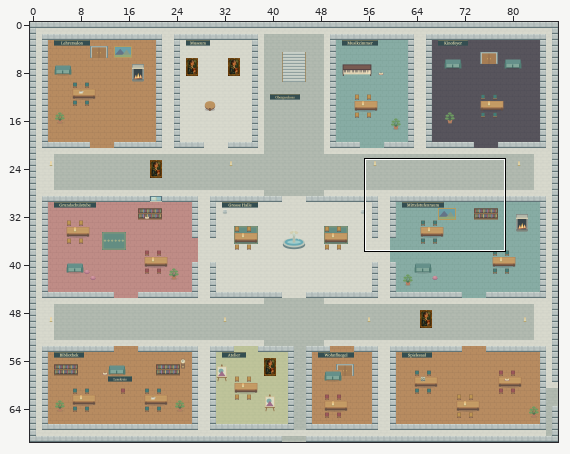
Two versions of a level (Tiled map (JSON), castle/erdgeschoss.tmj). Above: a wide view before the commit, with the close-up outlined.
Close-up. Before the commit:
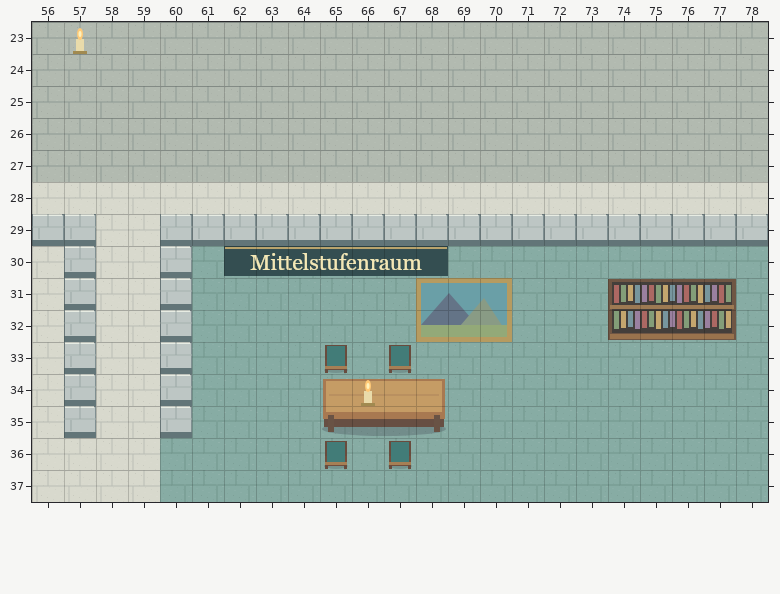
Cells are 32x32 px. Shown: x 56..78, y 23..37.
New version:
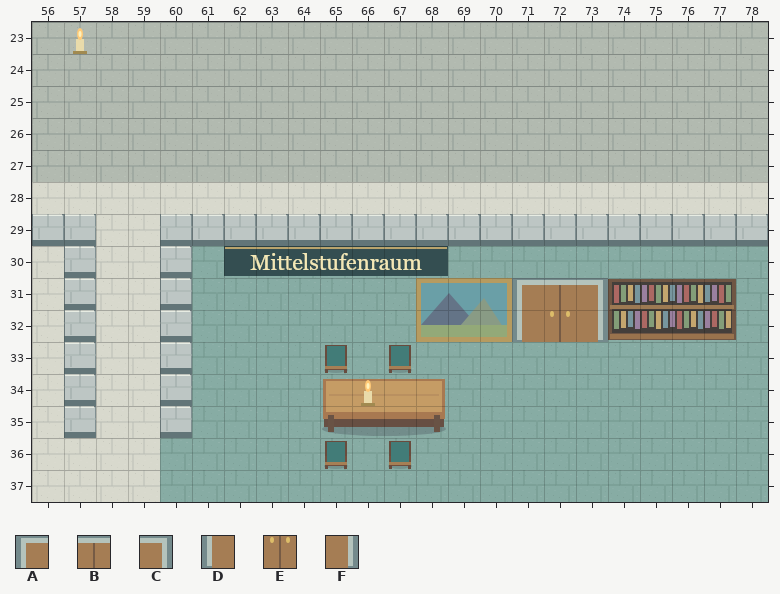
Key: from "Schulschloss": A 112, B 113, C 114, D 115, E 116, F 117.
_ is an empty cell.
Edits made:
Layer "furniture":
There is now tile A in row 31 at x 71.
There is now tile B in row 31 at x 72.
There is now tile C in row 31 at x 73.
There is now tile D in row 32 at x 71.
There is now tile E in row 32 at x 72.
There is now tile F in row 32 at x 73.
Changed places in both close-ups, as pixel boxes (x1, y1, x2, y2):
added: (512, 278, 608, 342)
